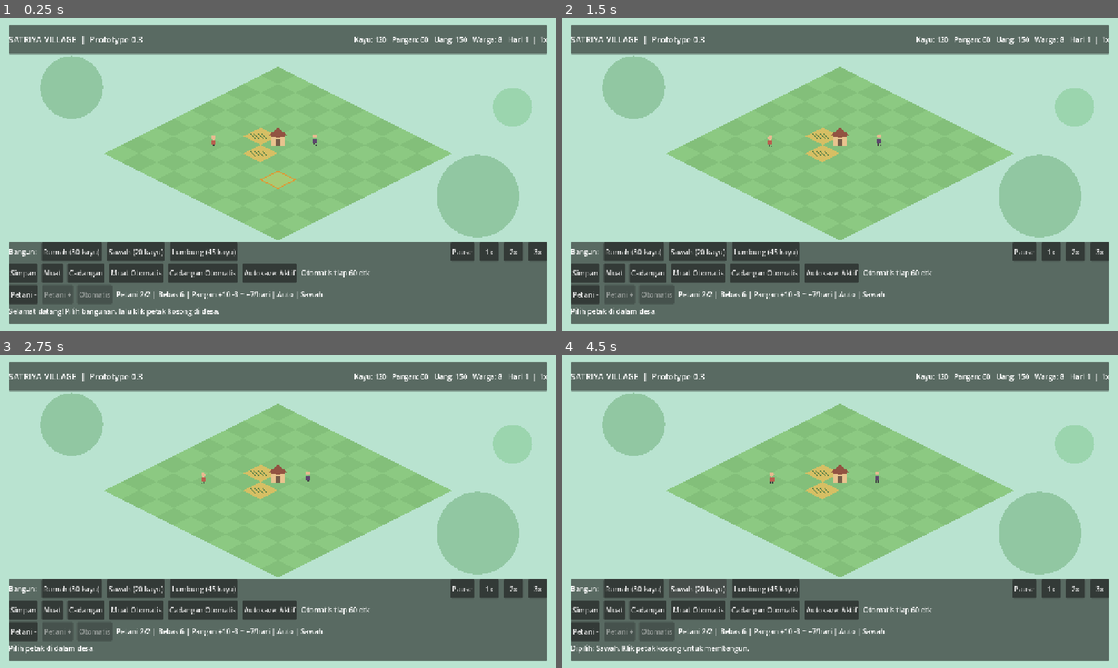
Above: before the commit, frames 1-4 (two rows, left to right).
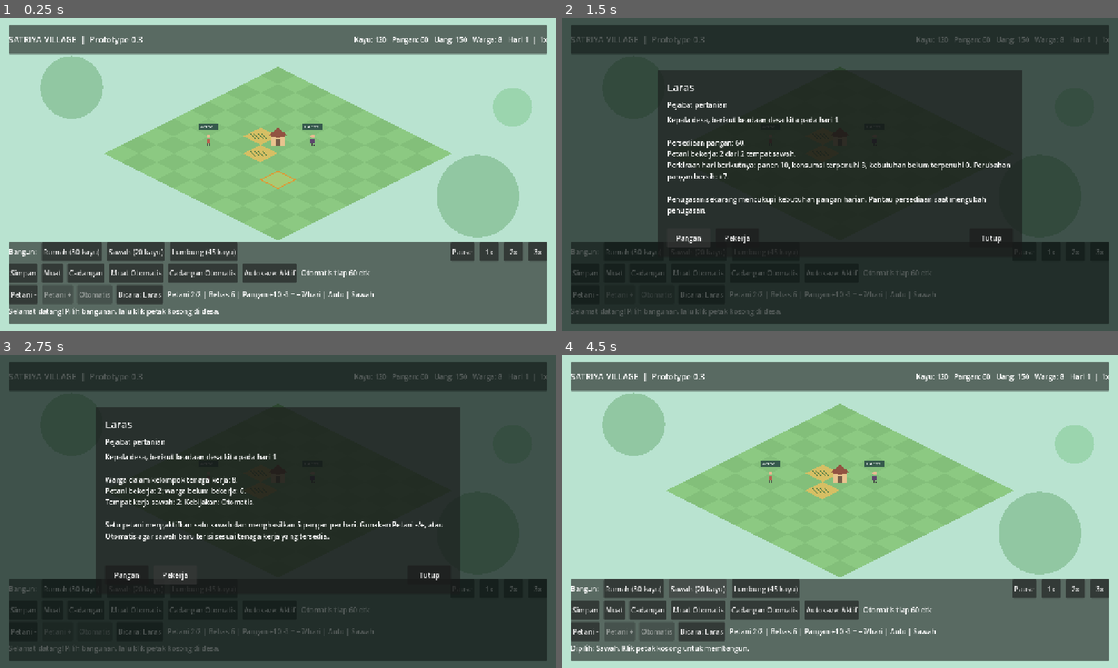
Above: after the commit, the same moments.

Repository: lalalostcode/satriya-village
Game: Godot game, scene res://scenes/main.tscn
Two runs of this game, one before a commit and one after it. Both use one fixed random seed, a clock stepped at 60 frames per second and the inputs below. This scene is started directly instead of the project's main scene.
Inputs (mouse positions are in pixels of both pictures, inside the frame that each line leads up to):
- Up to frame 1 (0.25 s): no input
- Up to frame 2 (1.5 s): click (701, 293) at 0.5 s, where only the run after the commit has a clickable "Bicara: Laras"; click (689, 237) at 1.25 s, where only the run after the commit has a clickable "Pangan"
- Up to frame 3 (2.75 s): click (177, 574) at 2 s, where only the run after the commit has a clickable "Pekerja"
- Up to frame 4 (4.5 s): click (990, 574) at 2.75 s, where only the run after the commit has a clickable "Tutup"; click "Rumah (30 kayu)" at 3.5 s; click "Sawah (20 kayu)" at 4.25 s

The runs differ from the first frame. In frame 1, 1.1% of the frame differs, in the area x 21-68%, y 33-92%; in frame 2, 100%; in frame 3, 100%, in the area x 0-100%, y 0-100%; in frame 4, 1.1%.

Commit message:
design fix scala

Diff:
--- /dev/null
+++ b/scripts/characters/village_interactions.gd
@@ -0,0 +1,53 @@
+extends RefCounted
+## Original prototype characters; read-only reports, no narrative effects.
+const PLAYER_ID: String = "village_chief"
+const OFFICIAL_ID: String = "agriculture_official"
+const CHARACTERS: Dictionary = {
+    PLAYER_ID: {"name": "Kepala desa (Anda)", "role": "Pemimpin desa", "label": "Anda", "cell": Vector2i(2, 6), "actions": ["identity"]},
+    OFFICIAL_ID: {"name": "Laras", "role": "Pejabat pertanian", "label": "Laras", "cell": Vector2i(5, 3), "actions": ["food_report", "workforce_report"]},
+}
+const LINES: Dictionary = {
+    "chief.identity": "Anda adalah kepala desa. Tentukan pembangunan dan batas petani melalui tombol desa. Laras dapat menjelaskan kondisi pangan dan tenaga kerja.\n\nPenanda tokoh tidak menambah jumlah warga atau pekerja.",
+    "official.greeting": "Kepala desa, berikut keadaan desa kita pada hari %d.",
+    "official.food": "Persediaan pangan: %d.\nPetani bekerja: %d dari %d tempat sawah.\nPerkiraan hari berikutnya: panen %d, konsumsi terpenuhi %d, kebutuhan belum terpenuhi %d. Perubahan pangan bersih: %+d.",
+    "official.workers": "Warga dalam kelompok tenaga kerja: %d.\nPetani bekerja: %d; warga belum bekerja: %d.\nTempat kerja sawah: %d. Kebijakan: %s.\n\nSatu petani mengaktifkan satu sawah dan menghasilkan 5 pangan per hari. Gunakan Petani -/+, atau Otomatis agar sawah baru terisi sesuai tenaga kerja yang tersedia.",
+    "advice.no_fields": "Belum ada sawah. Bangun sawah jika kayu mencukupi, lalu alokasikan petani.",
+    "advice.no_workers": "Belum ada petani yang bekerja. Periksa jumlah warga dan batas petani; sawah tanpa pekerja tidak menghasilkan panen.",
+    "advice.unstaffed": "Sebagian tempat sawah belum terisi. Tambah batas petani atau gunakan Otomatis bila masih ada warga yang belum bekerja.",
+    "advice.shortage": "Pangan akan berkurang dengan penugasan sekarang. Tambah petani atau sawah sesuai tenaga kerja dan kayu yang tersedia.",
+    "advice.surplus": "Penugasan sekarang mencukupi kebutuhan pangan harian. Pantau persediaan saat mengubah penugasan.",
+}
+
+func report(actor_id: String, target_id: String, action_id: String, settlement: RefCounted, clock: RefCounted) -> Dictionary:
+    if actor_id != PLAYER_ID:
+        return {"ok": false, "error": "invalid_actor"}
+    if not CHARACTERS.has(target_id):
+        return {"ok": false, "error": "invalid_target"}
+    var character: Dictionary = CHARACTERS[target_id]
+    if action_id not in character.actions:
+        return {"ok": false, "error": "invalid_action"}
+    var text: String
+    var line_id: String
+    if action_id == "identity":
+        line_id = "chief.identity"
+        text = LINES[line_id]
+    else:
+        var workers: Dictionary = settlement.workforce()
+        var food: Dictionary = settlement.food_projection()
+        var greeting: String = LINES["official.greeting"] % clock.day
+        line_id = "official.food" if action_id == "food_report" else "official.workers"
+        if action_id == "food_report":
+            var advice: String = "advice.surplus"
+            if workers.slots == 0:
+                advice = "advice.no_fields"
+            elif workers.assigned == 0:
+                advice = "advice.no_workers"
+            elif food.net < 0 or food.unmet > 0:
+                advice = "advice.shortage"
+            elif workers.assigned < workers.slots:
+                advice = "advice.unstaffed"
+            text = greeting + "\n\n" + (LINES[line_id] % [settlement.stocks.food, workers.assigned, workers.slots, food.produced, food.consumed, food.unmet, food.net]) + "\n\n" + LINES[advice]
+        else:
+            var policy: String = "Otomatis" if settlement.farm_worker_target == -1 else "Batas %d petani" % settlement.farm_worker_target
+            text = greeting + "\n\n" + (LINES[line_id] % [settlement.population, workers.assigned, workers.idle, workers.slots, policy])
+    return {"ok": true, "speaker_id": target_id, "name": character.name, "role": character.role, "action_id": action_id, "line_id": line_id, "text": text}
--- a/scripts/main.gd
+++ b/scripts/main.gd
@@ -14,6 +14,8 @@
 const SaveStore = preload("res://scripts/persistence/save_store.gd")
 const Autosave = preload("res://scripts/persistence/autosave_controller.gd")
 const Gestures = preload("res://scripts/presentation/world_gestures.gd")
+const Interactions = preload("res://scripts/characters/village_interactions.gd")
+const CharacterPanel = preload("res://scripts/presentation/character_panel.gd")
 var settlement := Settlement.new()
 var clock := Clock.new()
 var save_store := SaveStore.new()
@@ -41,6 +43,10 @@
 var farm_minus_button: Button
 var farm_plus_button: Button
 var farm_auto_button: Button
+var interactions := Interactions.new()
+var character_panel := CharacterPanel.new()
+var interaction_target: String = ""
+var interaction_action: String = ""
 
 
 func _ready() -> void:
@@ -88,11 +94,13 @@
             var tile_center := _cell_to_screen(cell)
             if settlement.buildings.has(cell):
                 _draw_building(tile_center, Catalog.DEFINITIONS[settlement.buildings[cell]].name)
-    # Decorative villagers are visual-only; no autonomous NPC simulation yet.
-    var pos_a := _cell_to_screen(Vector2i(5, 3)) + Vector2(sin(animation_time * 1.5) * 13.0, -8.0)
-    var pos_b := _cell_to_screen(Vector2i(2, 6)) + Vector2(cos(animation_time * 1.1) * 12.0, -5.0)
-    _draw_villager(pos_a, Color("#5d466d"))
-    _draw_villager(pos_b, Color("#b85f4e"))
+    # Individual interaction markers; drawings still do not drive worker production.
+    for id: String in Interactions.CHARACTERS:
+        var definition: Dictionary = Interactions.CHARACTERS[id]
+        var anchor: Vector2 = _cell_to_screen(definition.cell) + Vector2(0, -8)
+        _draw_villager(anchor, Color("#5d466d") if id == Interactions.OFFICIAL_ID else Color("#b85f4e"))
+        draw_rect(Rect2(anchor + Vector2(-23, -42), Vector2(46, 16)), Color("#35594c"))
+        draw_string(ThemeDB.fallback_font, anchor + Vector2(-19, -30), definition.label, HORIZONTAL_ALIGNMENT_LEFT, -1, 12, Color.WHITE)
     var mouse_cell := _screen_to_cell(get_viewport().get_mouse_position())
     if _is_in_map(mouse_cell):
         _diamond(_cell_to_screen(mouse_cell), Color(1.0, 0.92, 0.42, 0.28), true)
@@ -155,6 +163,9 @@
 
 
 func _unhandled_input(event: InputEvent) -> void:
+    if character_panel.visible:
+        get_viewport().set_input_as_handled()
+        return
     # UI still receives emulated mouse events; world actions use raw touch only.
     if event.device == InputEvent.DEVICE_ID_EMULATION or not gestures.touches.is_empty() or not blocked_touches.is_empty():
         return
@@ -179,6 +190,12 @@
 
 
 func _place_at(position: Vector2) -> void:
+    if character_panel.visible:
+        return
+    var character_id: String = _character_at(position)
+    if not character_id.is_empty():
+        _open_character(character_id)
+        return
     var cell: Vector2i = _screen_to_cell(position)
     var id: String = Catalog.id_for_name(current_building)
     var result: String = settlement.try_place(id, cell)
@@ -199,6 +216,10 @@
     if event is InputEventMouseButton and event.button_index == MOUSE_BUTTON_MIDDLE and not event.pressed:
         panning = false
     if not app_active:
+        return
+    if character_panel.visible and event.is_action_pressed("ui_cancel") and not event.is_echo():
+        _close_character()
+        get_viewport().set_input_as_handled()
         return
     if event is InputEventScreenTouch:
         if event.pressed and (_over_hud(event.position) or not blocked_touches.is_empty()):
@@ -220,7 +241,48 @@
 
 
 func _over_hud(position: Vector2) -> bool:
-    return (is_instance_valid(hud_header) and hud_header.get_global_rect().has_point(position)) or (is_instance_valid(hud_footer) and hud_footer.get_global_rect().has_point(position))
+    return character_panel.visible or (is_instance_valid(hud_header) and hud_header.get_global_rect().has_point(position)) or (is_instance_valid(hud_footer) and hud_footer.get_global_rect().has_point(position))
+
+
+func _character_screen_position(id: String) -> Vector2:
+    var world: Vector2 = _cell_to_screen(Interactions.CHARACTERS[id].cell) + Vector2(0, -8)
+    return (world - CAMERA_CENTER) * camera_zoom + CAMERA_CENTER + camera_offset
+
+
+func _character_at(position: Vector2) -> String:
+    for id: String in Interactions.CHARACTERS:
+        if Rect2(_character_screen_position(id) + Vector2(-22, -32), Vector2(44, 44)).has_point(position):
+            return id
+    return ""
+
+
+func _open_character(id: String) -> void:
+    if not Interactions.CHARACTERS.has(id):
+        return
+    interaction_target = id
+    interaction_action = "identity" if id == Interactions.PLAYER_ID else "food_report"
+    _cancel_gestures()
+    _refresh_character_report()
+
+
+func _refresh_character_report() -> void:
+    var response: Dictionary = interactions.report(Interactions.PLAYER_ID, interaction_target, interaction_action, settlement, clock)
+    if response.ok:
+        character_panel.show_report(response)
+
+
+func _character_topic(action: String) -> void:
+    var response: Dictionary = interactions.report(Interactions.PLAYER_ID, interaction_target, action, settlement, clock)
+    if response.ok:
+        interaction_action = action
+        character_panel.show_report(response)
+
+
+func _close_character() -> void:
+    character_panel.hide()
+    interaction_target = ""
+    interaction_action = ""
+    _cancel_gestures()
 
 
 func _apply_gesture(command: Dictionary) -> void:
@@ -255,7 +317,7 @@
 
 
 func _save_before_close() -> bool:
-    _cancel_gestures()
+    _close_character()
     var result: Dictionary = autosave.flush(settlement, clock)
     _accept_autosave_result(result)
     if not result.is_empty() and not result.ok:
@@ -358,12 +420,21 @@
             "Petani -": farm_minus_button = button
             "Petani +": farm_plus_button = button
             "Otomatis": farm_auto_button = button
+    var talk_button := Button.new()
+    talk_button.text = "Bicara: Laras"
+    talk_button.custom_minimum_size = Vector2(44, 44)
+    talk_button.add_to_group("interaction_controls")
+    talk_button.pressed.connect(_open_character.bind(Interactions.OFFICIAL_ID))
+    workers.add_child(talk_button)
     help_label = Label.new()
     help_label.tooltip_text = "Tap/klik: bangun | Geser jari/mouse tengah: kamera | Cubit/roda: zoom"
     workers.add_child(help_label)
     status_label = Label.new()
     status_label.text = "Selamat datang! Pilih bangunan, lalu klik petak kosong di desa."
     vertical.add_child(status_label)
+    layer.add_child(character_panel)
+    character_panel.topic_requested.connect(_character_topic)
+    character_panel.closed.connect(_close_character)
 
 
 func _select_building(kind: String) -> void:
@@ -410,6 +481,7 @@
 
 func _apply_loaded(result: Dictionary) -> void:
     # Swap only after the entire snapshot has been parsed and validated.
+    _close_character()
     settlement = result.settlement
     clock = result.clock
     _cancel_gestures()
@@ -476,3 +548,5 @@
         farm_minus_button.disabled = workers.assigned == 0
         farm_plus_button.disabled = workers.assigned >= workers.capacity
         farm_auto_button.disabled = settlement.farm_worker_target == -1
+    if character_panel.visible:
+        _refresh_character_report()
--- /dev/null
+++ b/scripts/presentation/character_panel.gd
@@ -0,0 +1,72 @@
+extends Control
+## One panel for chief identity and the official's current reports.
+signal topic_requested(action_id: String)
+signal closed
+var title_label: Label
+var role_label: Label
+var body_label: Label
+var food_button: Button
+var workers_button: Button
+var close_button: Button
+var card: PanelContainer
+
+func _ready() -> void:
+    set_anchors_and_offsets_preset(Control.PRESET_FULL_RECT)
+    var shade := ColorRect.new()
+    shade.color = Color(0.04, 0.08, 0.07, 0.7)
+    shade.set_anchors_and_offsets_preset(Control.PRESET_FULL_RECT)
+    shade.mouse_filter = Control.MOUSE_FILTER_STOP
+    add_child(shade)
+    card = PanelContainer.new()
+    card.position = Vector2(220, 120)
+    card.size = Vector2(840, 430)
+    add_child(card)
+    var margin := MarginContainer.new()
+    for side: String in ["left", "right", "top", "bottom"]:
+        margin.add_theme_constant_override("margin_" + side, 22)
+    card.add_child(margin)
+    var column := VBoxContainer.new()
+    column.add_theme_constant_override("separation", 12)
+    margin.add_child(column)
+    title_label = Label.new()
+    title_label.add_theme_font_size_override("font_size", 24)
+    column.add_child(title_label)
+    role_label = Label.new()
+    column.add_child(role_label)
+    body_label = Label.new()
+    body_label.autowrap_mode = TextServer.AUTOWRAP_WORD_SMART
+    body_label.size_flags_vertical = Control.SIZE_EXPAND_FILL
+    column.add_child(body_label)
+    var actions := HBoxContainer.new()
+    actions.add_theme_constant_override("separation", 12)
+    column.add_child(actions)
+    food_button = _button("Pangan", actions)
+    food_button.pressed.connect(func() -> void: topic_requested.emit("food_report"))
+    workers_button = _button("Pekerja", actions)
+    workers_button.pressed.connect(func() -> void: topic_requested.emit("workforce_report"))
+    var spacer := Control.new()
+    spacer.size_flags_horizontal = Control.SIZE_EXPAND_FILL
+    actions.add_child(spacer)
+    close_button = _button("Tutup", actions)
+    close_button.pressed.connect(func() -> void: closed.emit())
+    hide()
+
+func _button(text: String, parent: Control) -> Button:
+    var button := Button.new()
+    button.text = text
+    button.custom_minimum_size = Vector2(100, 44)
+    button.add_to_group("interaction_controls")
+    parent.add_child(button)
+    return button
+
+func show_report(response: Dictionary) -> void:
+    var was_visible: bool = visible
+    title_label.text = response.name
+    role_label.text = response.role
+    body_label.text = response.text
+    var official: bool = response.action_id != "identity"
+    food_button.visible = official
+    workers_button.visible = official
+    show()
+    if not was_visible:
+        close_button.grab_focus()
--- a/tests/test_prototype.gd
+++ b/tests/test_prototype.gd
@@ -46,7 +46,7 @@
 func exercise() -> bool:
     # Inject events through the viewport, including GUI consumption, not signals alone.
     for button: Node in game.find_children("*", "Button", true, false):
-        if button.is_in_group("persistence_controls") or button.is_in_group("workforce_controls"):
+        if button.is_in_group("persistence_controls") or button.is_in_group("workforce_controls") or button.is_in_group("interaction_controls"):
             continue # Dedicated persistence/workforce suites cover these controls.
         var before: int = game.settlement.buildings.size()
         click_at(button.get_global_rect().get_center())
Not shown, added: docs/M2_OFFICIAL_INTERACTION.md
